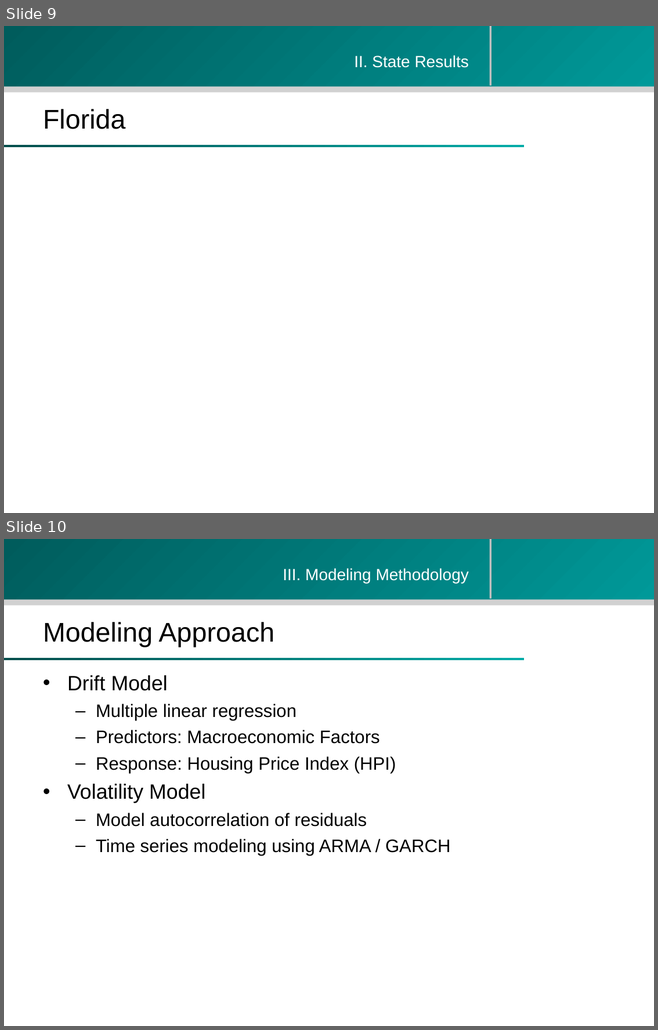
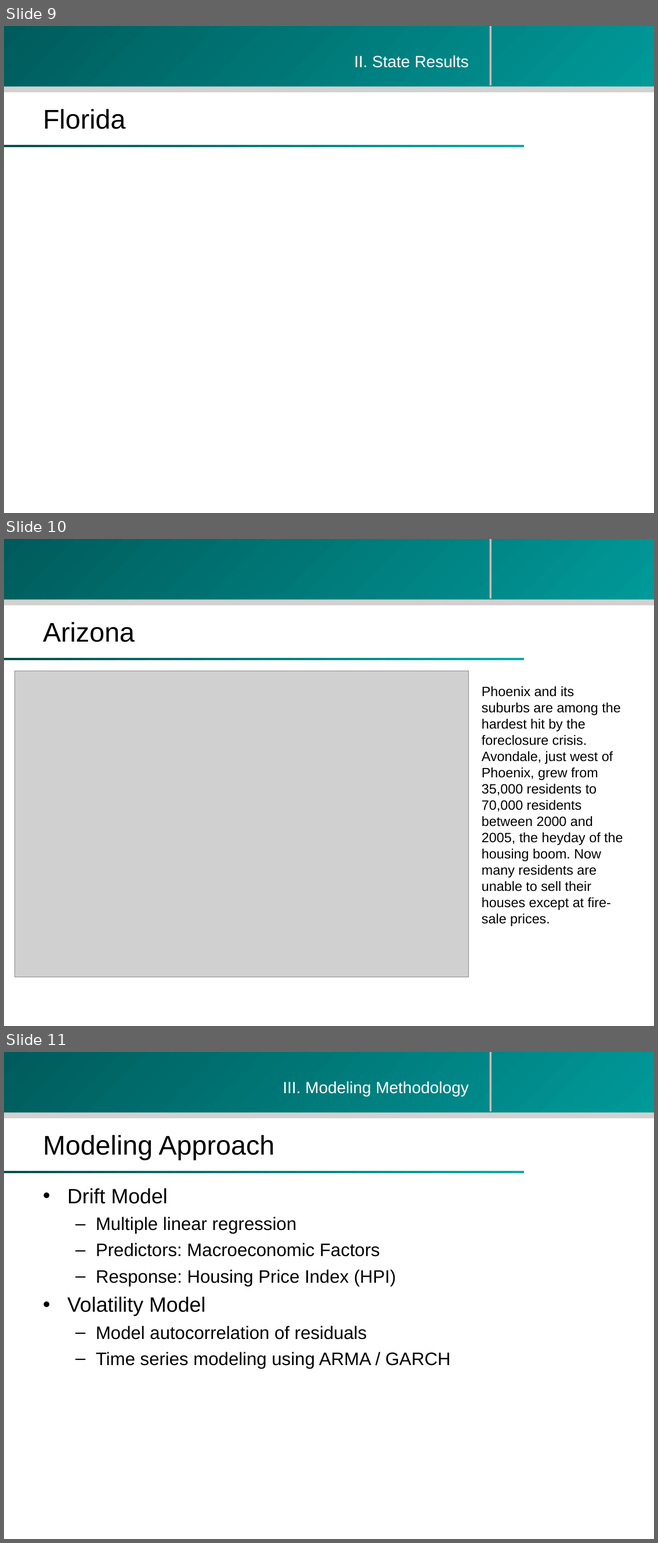
Before and after one commit to zhouzhenghui/svnrepository, a slide deck: SVNRepository/Presentation/M.Eng Final Presentation-take2.ppt. Shown one above the other, each under a label of ours: slides 9 and 10 before the commit, slides 9, 10 and 11 after it. The pictures are 658x1030 and 658x1543 pixels, drawn with LibreOffice and Linux fonts; fonts in the diff are those of the drawing; grey boxes stand for pictures; background and template pictures are left out. Boxes give left, top, right and bottom in pixels: in the first picture for what was removed or moved away, otherwise in the second. Text is boxed around its words. In the diff, an @@ line names an element or a change of style, - is before the commit and + after.

```diff
--- a/SVNRepository/Presentation/M.Eng Final Presentation-take2.ppt
+++ b/SVNRepository/Presentation/M.Eng Final Presentation-take2.ppt
@@ slide 10 added at (4,539,654,1026), background #FFFFFF; not listed: 4 template elements that a slide beside it also shows @@
@@ title added at (43,622,134,642), 30 pt, text #000000 @@
+Arizona
@@ picture added at (15,671,469,977) @@
@@ text added at (481,686,622,926), 15 pt, text #000000 @@
+Phoenix and its suburbs are among the hardest hit by the foreclosure crisis. Avondale, just west of Phoenix, grew from 35,000 residents to 70,000 residents between 2000 and 2005, the heyday of the housing boom. Now many residents are unable to sell their houses except at fire-sale prices.
@@ what was slide 10 is now slide 11 @@
```
